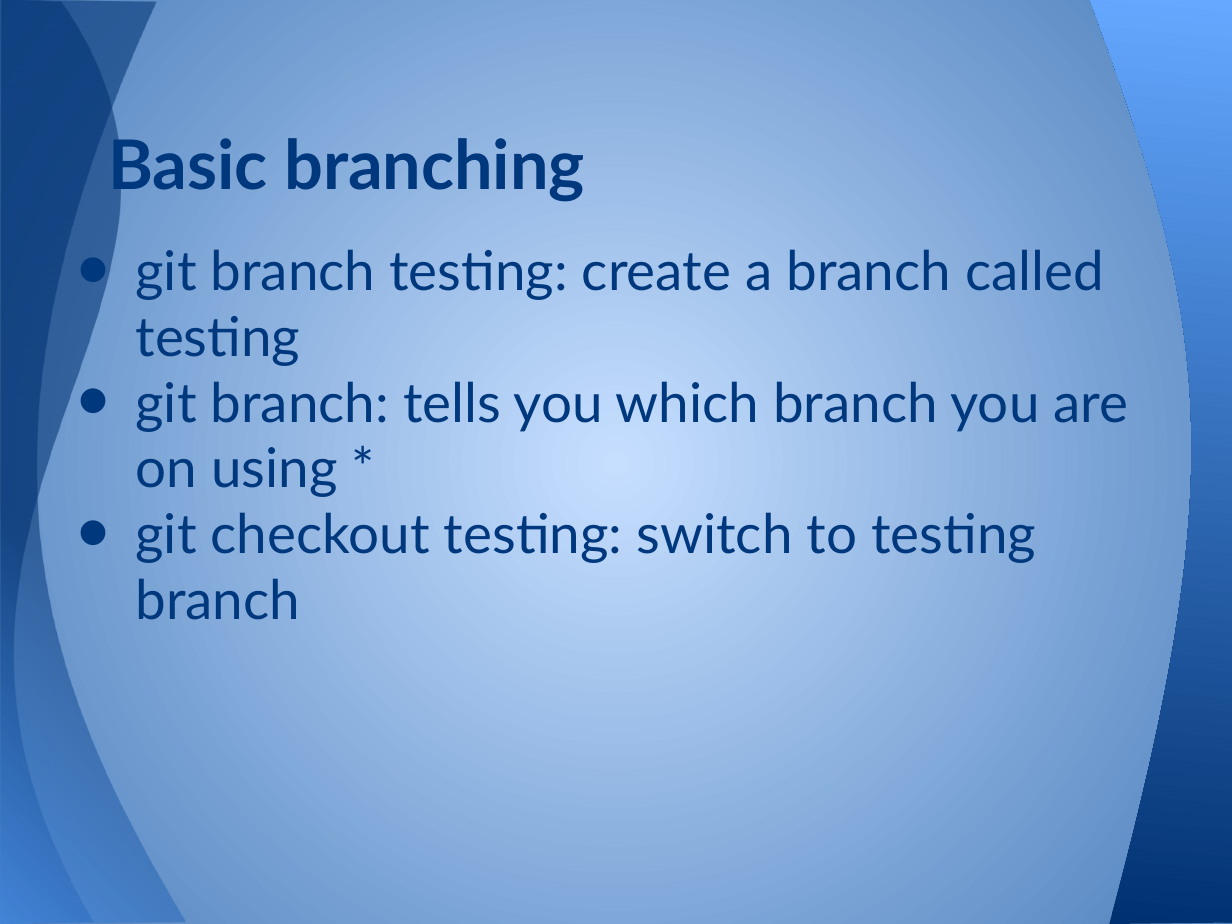
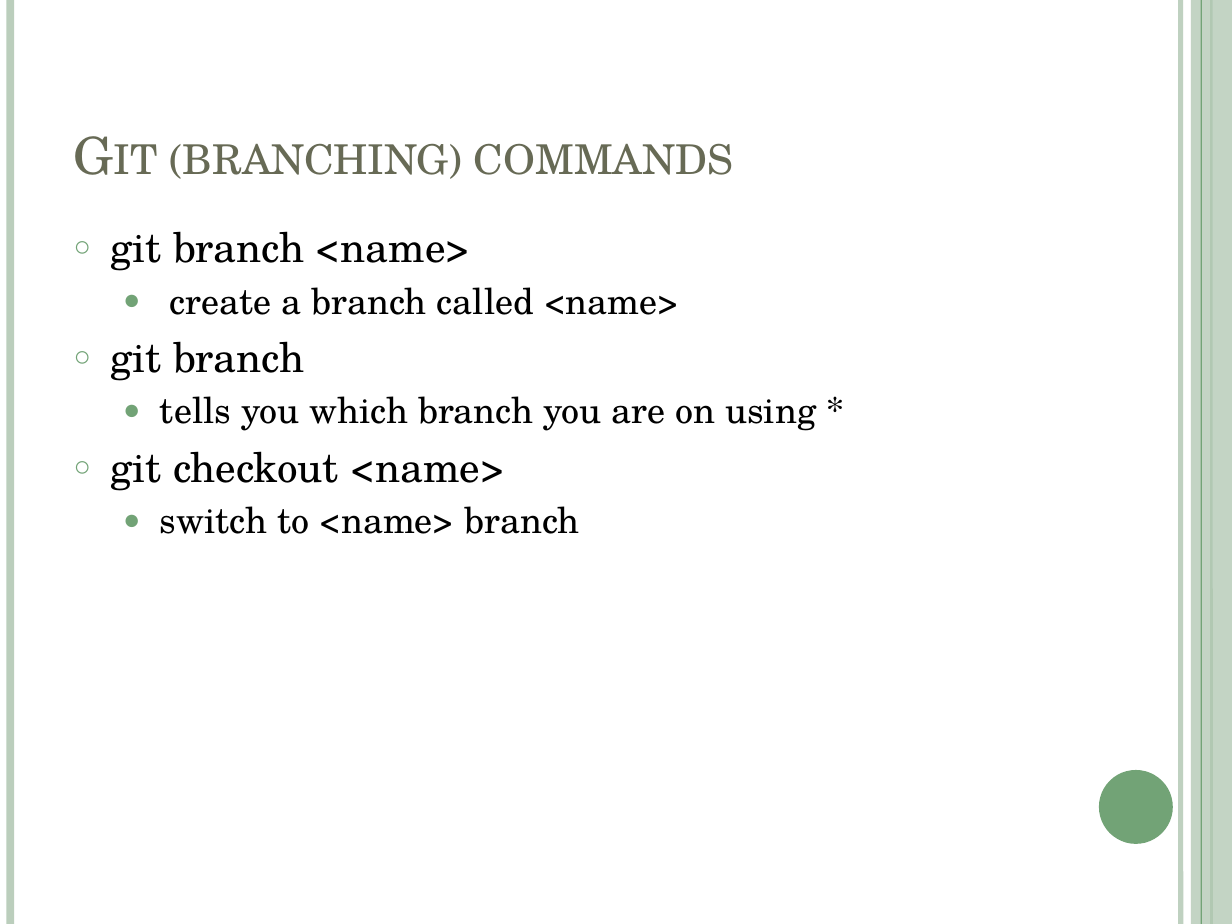
Before and after one commit to swcarpentry/DEPRECATED-boot-camps, a slide deck: slide 18 of 06-version-control-local/git_local.pptx (slide 26 before the commit). Drawn at 1232x924 pixels with LibreOffice and Linux fonts; fonts in the diff are those of the drawing. Boxes give left, top, right and bottom in pixels: in the first picture for what was removed or moved away, otherwise in the second. Text is boxed around its words. In the diff, an @@ line names an element or a change of style, - is before the commit and + after.

```diff
--- a/06-version-control-local/git_local.pptx
+++ b/06-version-control-local/git_local.pptx
@@ background gradient #C6DFFF to #4F81BD to #FFFFFF @@
@@ freeform shape removed at box(0, 0, 185, 924) @@
@@ freeform shape removed at box(0, 0, 267, 924) @@
@@ line added from (10, 0) to (10, 924), #BCCEBD 4.5 pt @@
@@ freeform shape removed at box(1090, 0, 1232, 924) @@
@@ line added from (1180, 0) to (1180, 924), #BCCEBD 3 pt @@
@@ rectangle added at box(1191, 0, 1232, 924), fill #BCCEBD at 87% opacity @@
@@ line added from (1201, 0) to (1201, 924), #72A376 0.75 pt @@
@@ line added from (1211, 0) to (1211, 924), #72A376 1.5 pt @@
@@ title at box(169, 143, 734, 179): text changed; size 40 to 30 pt; font Lato to TeX Gyre Schola; text colour #00387E to #676A55; bold off @@
-Basic branching
+Git (branching) commands
@@ text at box(111, 231, 816, 534): text changed; size 32 to 21 pt; font Lato to TeX Gyre Schola; text colour #00387E to #000000 @@
-• git branch testing: create a branch called testing
-• git branch: tells you which branch you are on using *
-• git checkout testing: switch to testing branch
+○ git branch <name>
+  ● create a branch called <name>
+○ git branch
+  ● tells you which branch you are on using *
+○ git checkout <name>
+  ● switch to <name> branch
@@ ellipse added at box(1099, 770, 1173, 844), fill #72A376 @@
```
Also in this commit, not shown: 11 other slides changed, 10 slides added, 18 slides removed, 1 other file.
